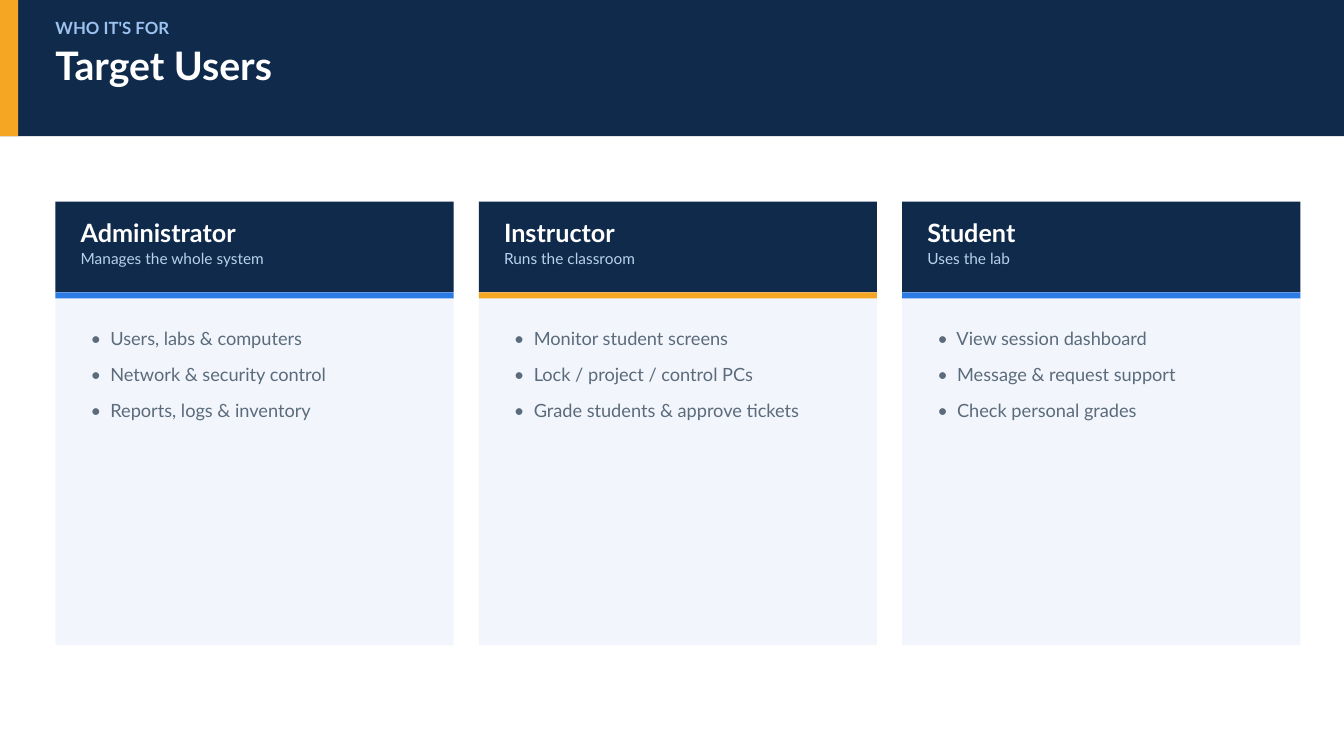
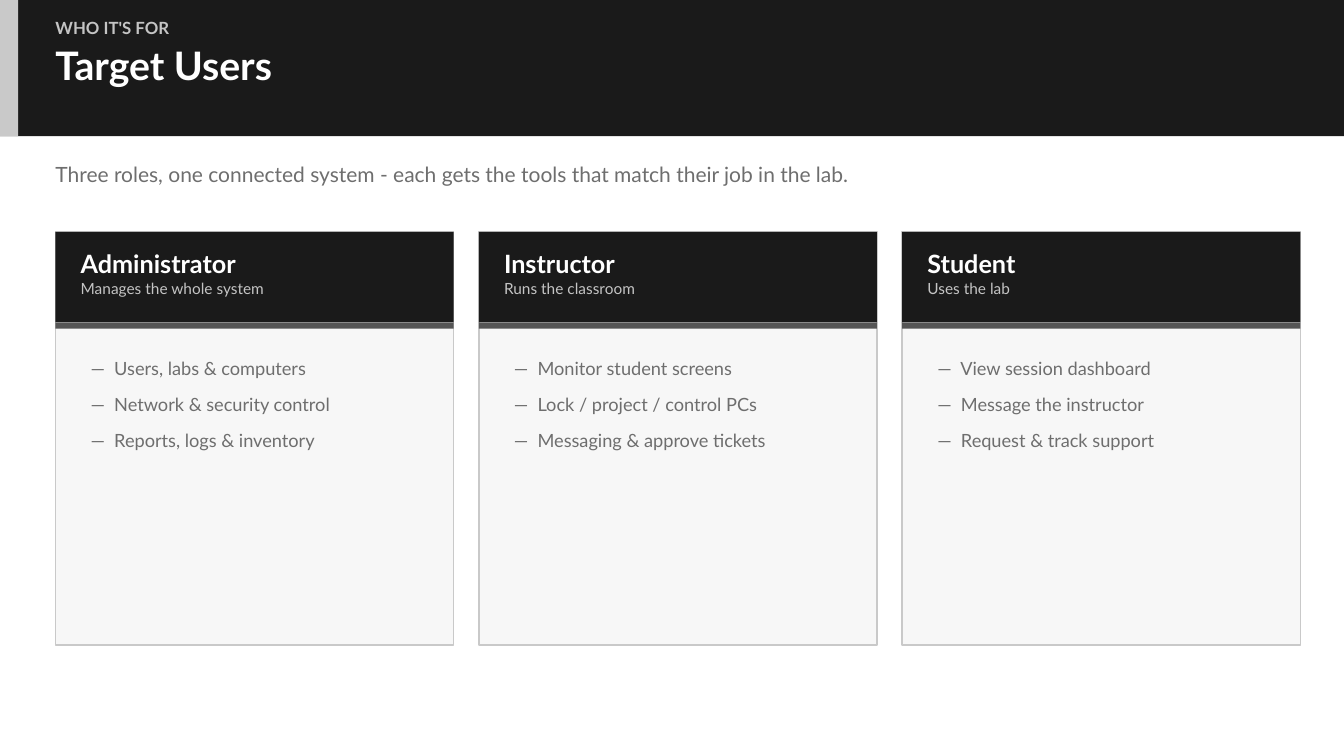
Before and after one commit to raphaelivanschool-sudo/DYCICLMSREAL, a slide deck: slide 3 of DYCI_CLMS_Presentation.pptx (slide 4 before the commit). Drawn at 1344x756 pixels with LibreOffice and Linux fonts; fonts in the diff are those of the drawing. Boxes give left, top, right and bottom in pixels: in the first picture for what was removed or moved away, otherwise in the second. Text is boxed around its words. In the diff, an @@ line names an element or a change of style, - is before the commit and + after.

Commit message:
Enhance dashboard statistics and UI components
- Updated the `/stats` endpoint to include detailed ticket statistics using the Ticket model.
- Removed placeholder values for session statistics and recent logs in the dashboard.
- Improved the AdminLayout and Login components to handle logo loading errors gracefully.
- Refactored the Dashboard component to remove unused session statistics and adjusted the layout.
- Enhanced the Hardware Inventory page to correctly unwrap API response data.
- Simplified the SessionDashboard component by removing unnecessary state and effects, and improved session duration display.
- Added a new PowerPoint presentation file for project documentation.

```diff
--- a/DYCI_CLMS_Presentation.pptx
+++ b/DYCI_CLMS_Presentation.pptx
@@ rectangle at [0,0,18,136]: fill #F5A623 to #C9C9C9 @@
@@ text at [55,22,169,34]: text colour #9DC2F0 to #C4C4C4 in "WHO IT'S FOR" @@
@@ text added at [55,166,848,186], 15 pt, text #6E6E6E @@
+Three roles, one connected system - each gets the tools that match their job in the lab.
@@ rectangle: place and size @@
-rectangle at [55,202,454,645]
+rectangle at [55,232,454,645]
@@ rectangle: place and size @@
-rectangle at [479,202,877,645]
+rectangle at [479,232,877,645]
@@ fill #0F2A4A to #1A1A1A in 4 elements at [0,0,1344,136], [55,232,454,323], [479,232,877,323], [902,232,1301,323] @@
@@ fill #F2F6FC to #F7F7F7; outline none to #C9C9C9 1 pt in 3 elements at [55,232,454,645], [479,232,877,645], [902,232,1301,645] @@
@@ rectangle: place and size @@
-rectangle at [902,202,1301,645]
+rectangle at [902,232,1301,645]
@@ text at [81,282,264,297]: text colour #B9D0EE to #C4C4C4 in "Manages the whole system" @@
@@ text at [504,282,635,294]: text colour #B9D0EE to #C4C4C4 in "Runs the classroom" @@
@@ text at [927,282,1010,294]: text colour #B9D0EE to #C4C4C4 in "Uses the lab" @@
@@ rectangle at [55,323,454,329]: fill #2C7BE5 to #555555 @@
@@ rectangle at [479,323,877,329]: fill #F5A623 to #555555 @@
@@ 6 rectangles, 3 texts: place and size @@
-6 rectangles, 3 texts at [55,202,1301,298]
+6 rectangles, 3 texts at [55,232,1301,329]
@@ rectangle at [902,323,1301,329]: fill #2C7BE5 to #555555 @@
@@ text at [114,361,330,450]: text changed; text colour #5B6B7B to #6E6E6E @@
-• Users, labs & computers
-• Network & security control
-• Reports, logs & inventory
+— Users, labs & computers
+— Network & security control
+— Reports, logs & inventory
@@ text at [538,361,765,451]: text changed; text colour #5B6B7B to #6E6E6E @@
-• Monitor student screens
-• Lock / project / control PCs
-• Grade students & approve tickets
+— Monitor student screens
+— Lock / project / control PCs
+— Messaging & approve tickets
@@ text at [960,361,1154,450]: text changed; text colour #5B6B7B to #6E6E6E @@
-• View session dashboard
-• Message & request support
-• Check personal grades
+— View session dashboard
+— Message the instructor
+— Request & track support
```
Also in this commit, not shown: 6 other slides changed, 1 slide removed, 10 other files.
